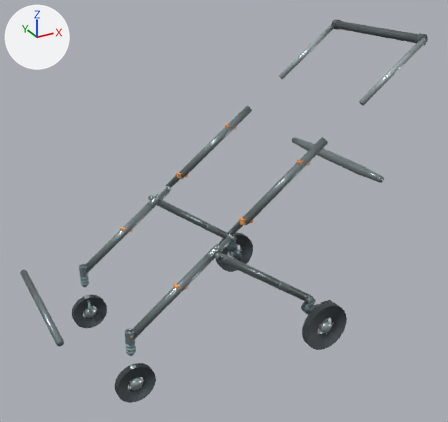
One commit to the glTF model models/no_cabin/w650_state5_wheel_S.glb: the scene before it, then after it.
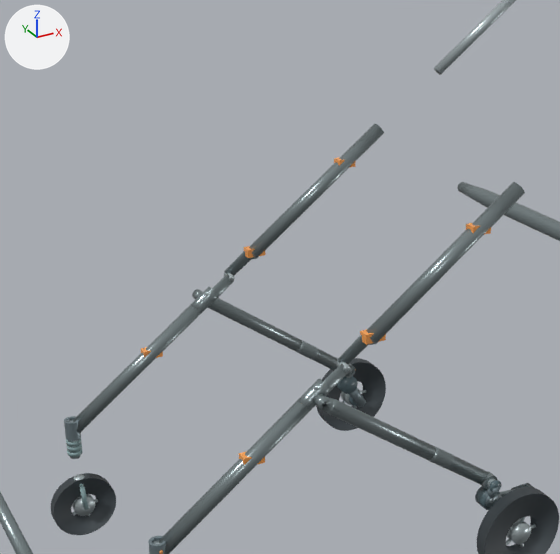
There are two pictures of each version: one whole from a 50 mm lens placed at (-0.508, -2.023, 1.612), pointed at (0.589, -0.029, 0.615), one close up on the part from 10% to 77% of the width and 9% to 80% of the height. Every picture has the same lights, and +X, +Y and +Z are marked at upper left. The older version's two pictures come first.

In view in the first close-up: 'FR_tire.015', 'RL_tire.015', 'RR_tire.015', 'V46_rear_leg_-1.013', 'V46_rear_leg_1.013', 'V46_rearbar.013', 'front_fixed_round_tube.014', 'handle_slider_1.015', 'main_lower_-1.014', 'main_lower_1.014', 'main_upper_-1.014', 'main_upper_1.014' and 40 more.
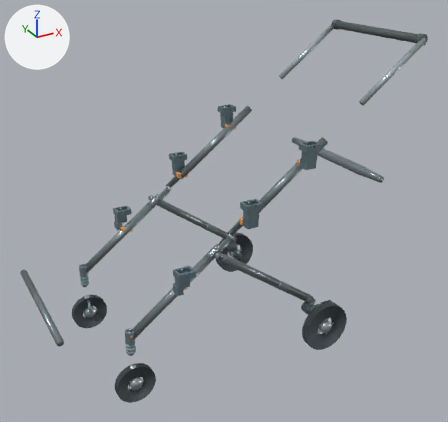
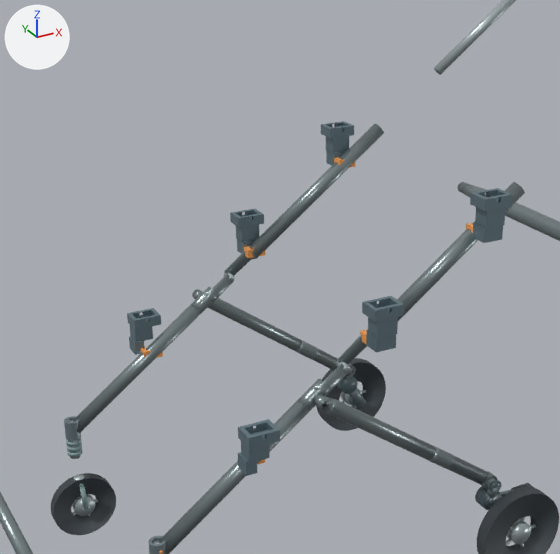
The change, as a diff of the scene's bpy script:
```diff
--- a/models/no_cabin/w650_state5_wheel_S.glb.py
+++ b/models/no_cabin/w650_state5_wheel_S.glb.py
@@ ob_universal_cabin_receiver_m__1 @@
+ob_universal_cabin_receiver_m__1 = bpy.data.objects.new('Universal_Cabin_Receiver_M_-1', me_universal_cabin_receiver_m__1)  # 76 vertices, 156 faces; spans x 0.5147..0.5787, y -0.33..-0.282, z 0.669..0.762; in mat_universal_cabin_receiver (greyish blue #768b95)
+ob_universal_cabin_receiver_m__1.location = (0.0, 0.0, 0.0)
@@ ob_universal_cabin_receiver_l__1 @@
+ob_universal_cabin_receiver_l__1 = bpy.data.objects.new('Universal_Cabin_Receiver_L_-1', me_universal_cabin_receiver_l__1)  # 76 vertices, 156 faces; spans x 0.245..0.312, y -0.33..-0.282, z 0.477..0.562; in mat_universal_cabin_receiver (greyish blue #768b95)
+ob_universal_cabin_receiver_l__1.location = (0.0, 0.0, 0.0)
@@ ob_universal_cabin_receiver_h__1 @@
+ob_universal_cabin_receiver_h__1 = bpy.data.objects.new('Universal_Cabin_Receiver_H_-1', me_universal_cabin_receiver_h__1)  # 76 vertices, 156 faces; spans x 0.7547..0.8187, y -0.33..-0.282, z 0.849..0.942; in mat_universal_cabin_receiver (greyish blue #768b95)
+ob_universal_cabin_receiver_h__1.location = (0.0, 0.0, 0.0)
@@ ob_universal_cabin_receiver_m_1 @@
+ob_universal_cabin_receiver_m_1 = bpy.data.objects.new('Universal_Cabin_Receiver_M_1', me_universal_cabin_receiver_m_1)  # 76 vertices, 156 faces; spans x 0.5147..0.5787, y 0.282..0.33, z 0.669..0.762; in mat_universal_cabin_receiver (greyish blue #768b95)
+ob_universal_cabin_receiver_m_1.location = (0.0, 0.0, 0.0)
@@ ob_universal_cabin_receiver_l_1 @@
+ob_universal_cabin_receiver_l_1 = bpy.data.objects.new('Universal_Cabin_Receiver_L_1', me_universal_cabin_receiver_l_1)  # 76 vertices, 156 faces; spans x 0.245..0.312, y 0.282..0.33, z 0.477..0.562; in mat_universal_cabin_receiver (greyish blue #768b95)
+ob_universal_cabin_receiver_l_1.location = (0.0, 0.0, 0.0)
@@ ob_universal_cabin_receiver_h_1 @@
+ob_universal_cabin_receiver_h_1 = bpy.data.objects.new('Universal_Cabin_Receiver_H_1', me_universal_cabin_receiver_h_1)  # 76 vertices, 156 faces; spans x 0.7547..0.8187, y 0.282..0.33, z 0.849..0.942; in mat_universal_cabin_receiver (greyish blue #768b95)
+ob_universal_cabin_receiver_h_1.location = (0.0, 0.0, 0.0)
```

What differs and where, as boxes [x1, y1, x2, y2] in the close-ups (560 x 554 px):
'Universal_Cabin_Receiver_M_-1', added
    after: [362, 296, 404, 352]
'Universal_Cabin_Receiver_H_-1', added
    after: [470, 188, 512, 243]
'Universal_Cabin_Receiver_L_-1', added
    after: [238, 419, 280, 476]
'Universal_Cabin_Receiver_L_1', added
    after: [127, 308, 161, 355]
'Universal_Cabin_Receiver_M_1', added
    after: [230, 209, 264, 253]
'Universal_Cabin_Receiver_H_1', added
    after: [321, 121, 354, 166]
